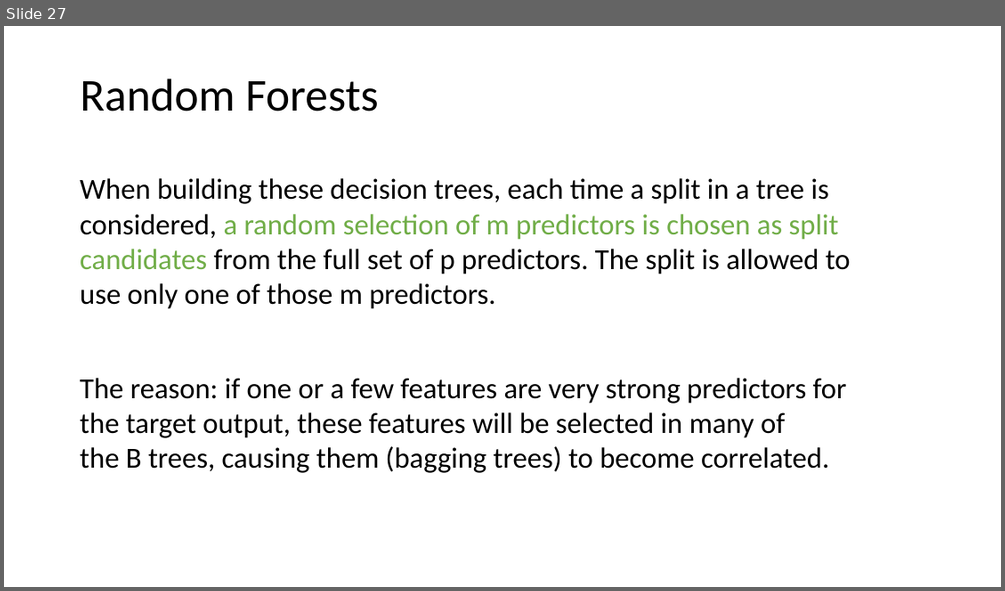
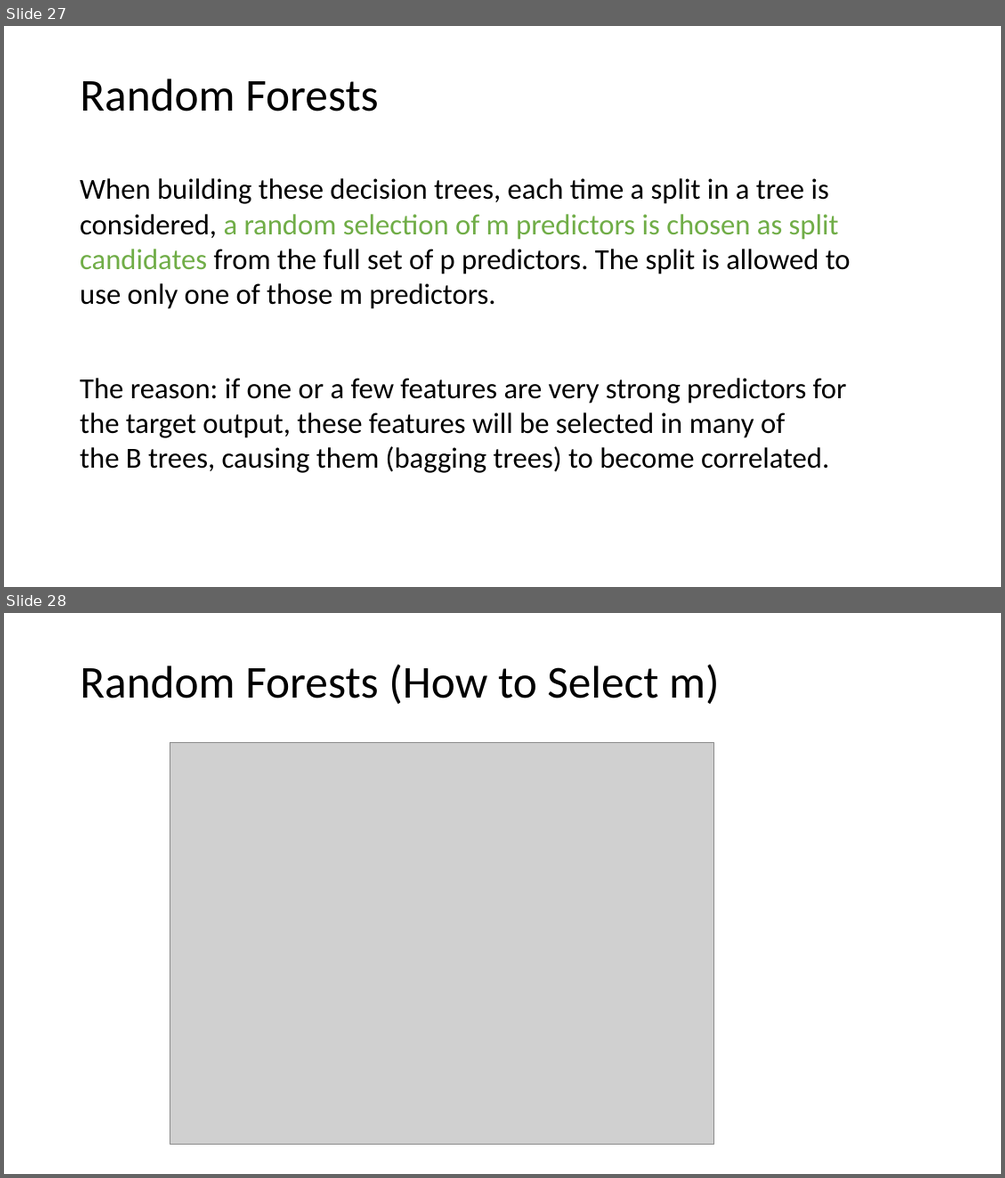
Before and after one commit to tianzheng4/tianzheng4.github.io, a slide deck: _umkc-teaching/slides/Lecture9.pptx. Shown one above the other, each under a label of ours: slide 27 before the commit, slides 27 and 28 after it. The pictures are 1005x591 and 1005x1178 pixels, drawn with LibreOffice and Linux fonts; fonts in the diff are those of the drawing; grey boxes stand for pictures. Boxes give left, top, right and bottom in pixels: in the first picture for what was removed or moved away, otherwise in the second. Text is boxed around its words. In the diff, an @@ line names an element or a change of style, - is before the commit and + after.

```diff
--- a/_umkc-teaching/slides/Lecture9.pptx
+++ b/_umkc-teaching/slides/Lecture9.pptx
@@ slide 28 added at <box>4,613,1001,1174</box>, background #FFFFFF @@
@@ title added at <box>80,664,720,704</box>, 44 pt, text #000000 @@
+Random Forests (How to Select m)
@@ picture added at <box>170,742,713,1144</box> @@
```
Also in this commit, not shown: 4 other slides added, 2 other files.
